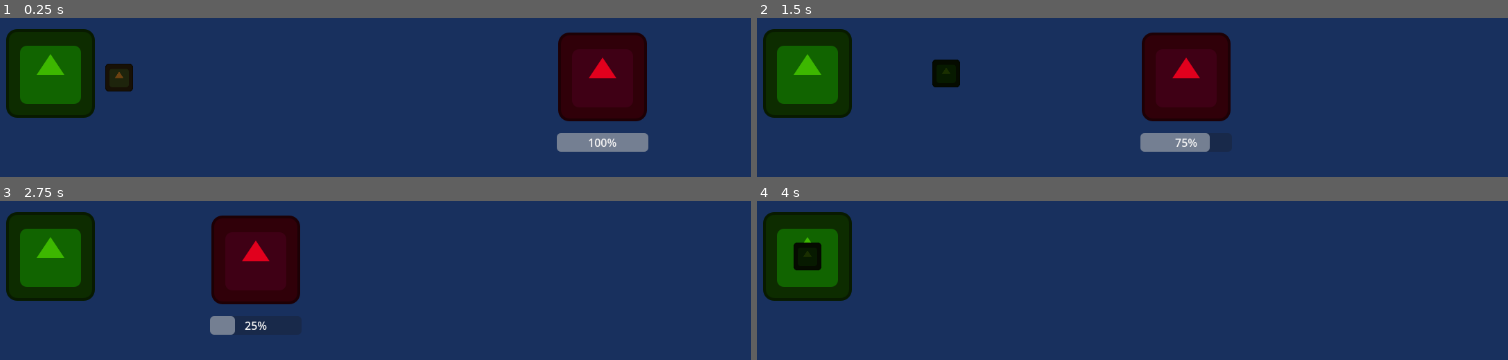
Above: before the commit, frames 1-4 (two rows, left to right).
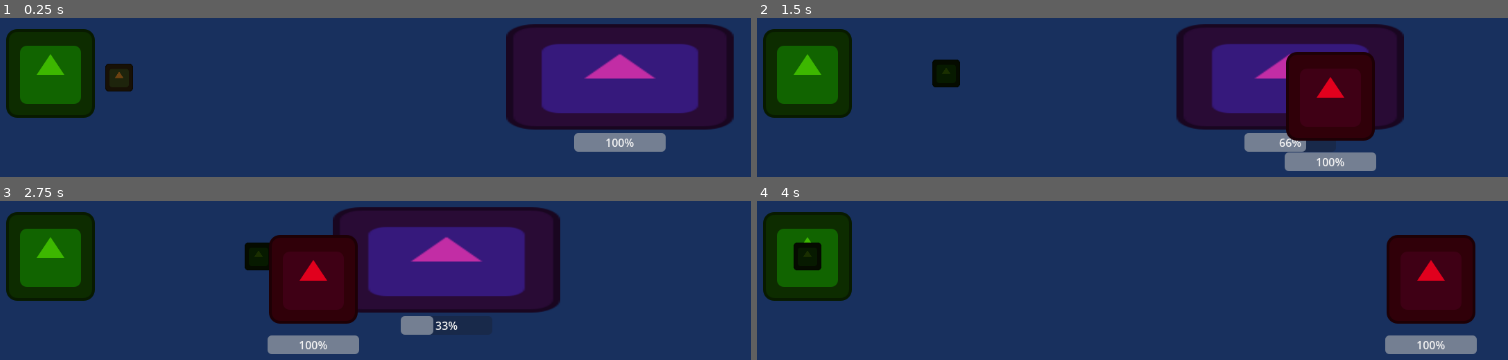
Above: after the commit, the same moments.

Repository: kenwillg/godot-components-learning
Game: Godot game, scene res://src/main.tscn
Same seed, same stepped clock (60 frames per second), same inputs: the game is played once before the commit and once after it. The engine's default icon, where the game draws it, is replaced by a stand-in: a white triangle on a blue panel in a dark square.
Inputs:
- Up to frame 1 (0.25 s): no input
- Up to frame 2 (1.5 s): no input
- Up to frame 3 (2.75 s): no input
- Up to frame 4 (4 s): no input

The runs differ from the first frame. In frame 1, 21% of the frame differs, in the area x 67-98%, y 3-85%; in frame 2, 26%; in frame 3, 31%, in the area x 27-75%, y 3-97%; in frame 4, 8.0%.

Commit message:
reuse of components done

Diff:
--- /dev/null
+++ b/src/big_fish/big_fish.gd
@@ -0,0 +1,20 @@
+extends CharacterBody2D
+@onready var progress_bar: ProgressBar = %ProgressBar
+
+@export var SPEED:= -200
+@export var health:= 100
+
+func _ready():
+	progress_bar.max_value = health
+	progress_bar.value = health
+
+func _physics_process(delta: float) -> void:
+	velocity = Vector2(SPEED, 0)
+	move_and_slide()
+
+func take_damage(damage: float):
+	health -= damage
+	progress_bar.value = health
+
+	if health <= 0:
+		queue_free();
--- /dev/null
+++ b/src/big_fish/big_fish.tscn
@@ -0,0 +1,30 @@
+[gd_scene load_steps=4 format=3 uid="uid://chhgmyqpak00r"]
+
+[ext_resource type="Script" uid="uid://hdwskrv86svi" path="res://src/fish/fish.gd" id="1_hkgly"]
+[ext_resource type="Texture2D" uid="uid://rk1an538fvbi" path="res://icon.svg" id="2_7jstu"]
+
+[sub_resource type="CapsuleShape2D" id="CapsuleShape2D_3cfgd"]
+radius = 75.0
+height = 328.0
+
+[node name="BigFish" type="CharacterBody2D"]
+collision_mask = 0
+script = ExtResource("1_hkgly")
+SPEED = -100
+health = 150
+
+[node name="Sprite2D" type="Sprite2D" parent="."]
+modulate = Color(0.759652, 0.176387, 0.647248, 1)
+scale = Vector2(2.5625, 1.1875)
+texture = ExtResource("2_7jstu")
+
+[node name="CollisionShape2D" type="CollisionShape2D" parent="."]
+rotation = 1.5708
+shape = SubResource("CapsuleShape2D_3cfgd")
+
+[node name="ProgressBar" type="ProgressBar" parent="."]
+unique_name_in_owner = true
+offset_left = -66.0
+offset_top = 81.0
+offset_right = 66.0
+offset_bottom = 108.0
--- a/src/fish/fish.tscn
+++ b/src/fish/fish.tscn
@@ -1,18 +1,21 @@
-[gd_scene load_steps=4 format=3 uid="uid://chhgmyqpak00r"]
+[gd_scene load_steps=4 format=3 uid="uid://cafhf3gqiw5xv"]
 
-[ext_resource type="Script" uid="uid://hdwskrv86svi" path="res://src/fish/fish.gd" id="1_50vmv"]
-[ext_resource type="Texture2D" uid="uid://rk1an538fvbi" path="res://icon.svg" id="2_qef01"]
+[ext_resource type="Script" uid="uid://hdwskrv86svi" path="res://src/fish/fish.gd" id="1_7wefj"]
+[ext_resource type="Texture2D" uid="uid://rk1an538fvbi" path="res://icon.svg" id="2_kaclk"]
 
 [sub_resource type="CapsuleShape2D" id="CapsuleShape2D_3cfgd"]
 radius = 62.0
 height = 128.0
 
 [node name="Fish" type="CharacterBody2D"]
-script = ExtResource("1_50vmv")
+collision_mask = 0
+script = ExtResource("1_7wefj")
+SPEED = -300
+health = 50
 
 [node name="Sprite2D" type="Sprite2D" parent="."]
 modulate = Color(0.881982, 0, 0.113214, 1)
-texture = ExtResource("2_qef01")
+texture = ExtResource("2_kaclk")
 
 [node name="CollisionShape2D" type="CollisionShape2D" parent="."]
 shape = SubResource("CapsuleShape2D_3cfgd")
--- a/src/main.tscn
+++ b/src/main.tscn
@@ -1,9 +1,11 @@
-[gd_scene load_steps=6 format=3 uid="uid://3ul5qd8ag8g4"]
+[gd_scene load_steps=8 format=3 uid="uid://3ul5qd8ag8g4"]
 
-[ext_resource type="PackedScene" uid="uid://chhgmyqpak00r" path="res://src/fish/fish.tscn" id="1_3cfgd"]
+[ext_resource type="PackedScene" uid="uid://chhgmyqpak00r" path="res://src/big_fish/big_fish.tscn" id="1_3cfgd"]
 [ext_resource type="Texture2D" uid="uid://rk1an538fvbi" path="res://icon.svg" id="1_gh0ne"]
 [ext_resource type="PackedScene" uid="uid://dprwukmm3bx1i" path="res://src/projectile/projectile.tscn" id="3_3cfgd"]
 [ext_resource type="Script" uid="uid://bnkwmsi2a0rqy" path="res://src/tower/tower.gd" id="3_5q4o7"]
+[ext_resource type="Script" uid="uid://co1ucu0tdto3v" path="res://src/spawner/spawner.gd" id="5_fyndt"]
+[ext_resource type="PackedScene" uid="uid://cafhf3gqiw5xv" path="res://src/fish/fish.tscn" id="6_kmhfv"]
 
 [sub_resource type="CanvasTexture" id="CanvasTexture_3cfgd"]
 
@@ -30,4 +32,9 @@
 [node name="Timer" type="Timer" parent="Tower"]
 unique_name_in_owner = true
 
+[node name="Spawner" type="Marker2D" parent="."]
+position = Vector2(1346, 279)
+script = ExtResource("5_fyndt")
+items = Array[PackedScene]([ExtResource("6_kmhfv"), ExtResource("1_3cfgd")])
+
 [connection signal="timeout" from="Tower/Timer" to="Tower" method="_on_timer_timeout"]
--- a/src/projectile/projectile.tscn
+++ b/src/projectile/projectile.tscn
@@ -11,6 +11,7 @@
 scale = Vector2(0.3125, 0.3125)
 texture = ExtResource("1_0ck1q")
 script = ExtResource("2_tawxj")
+damage = 50
 
 [node name="Area2D" type="Area2D" parent="."]
 
--- /dev/null
+++ b/src/spawner/spawner.gd
@@ -0,0 +1,16 @@
+extends Marker2D
+
+@export var spawn_interval_min:float = 2
+@export var spawn_interval_max:float = 3
+@export var items:Array[PackedScene] = []
+
+func _ready():
+	spawn_something()
+
+func spawn_something():
+	var fish_scene = preload("res://src/fish/fish.tscn")
+	var new_fish = fish_scene.instantiate()
+
+	add_child(new_fish)
+
+	get_tree().create_timer(randf_range(spawn_interval_min, spawn_interval_max)).timeout.connect(spawn_something)
Not shown, added: src/big_fish/big_fish.gd.uid
Not shown, added: src/spawner/spawner.gd.uid
